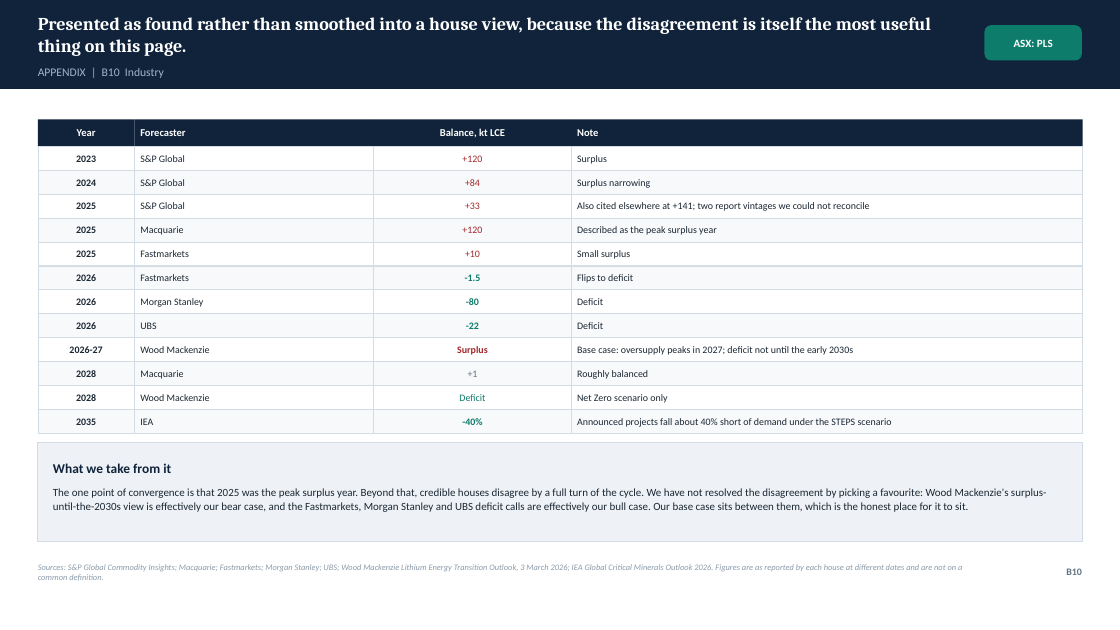
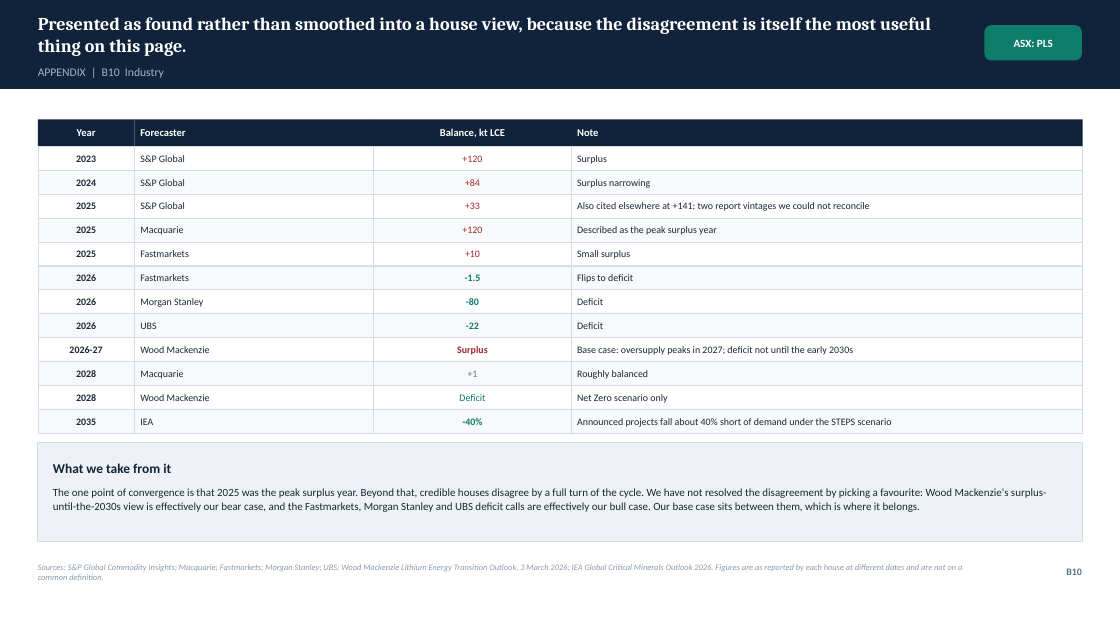
Before and after one commit to SportsSwap/for-claude, a slide deck: slide 41 of deck/PLS_Group_FMAA_2026.pptx. Drawn at 1120x630 pixels with LibreOffice and Linux fonts; fonts in the diff are those of the drawing. Boxes give left, top, right and bottom in pixels: in the first picture for what was removed or moved away, otherwise in the second. Text is boxed around its words. In the diff, an @@ line names an element or a change of style, - is before the commit and + after.

```diff
--- a/deck/PLS_Group_FMAA_2026.pptx
+++ b/deck/PLS_Group_FMAA_2026.pptx
@@ text at (53,488,1046,512): text changed @@
-The one point of convergence is that 2025 was the peak surplus year. Beyond that, credible houses disagree by a full turn of the cycle. We have not resolved the disagreement by picking a favourite: Wood Mackenzie's surplus-until-the-2030s view is effectively our bear case, and the Fastmarkets, Morgan Stanley and UBS deficit calls are effectively our bull case. Our base case sits between them, which is the honest place for it to sit.
+The one point of convergence is that 2025 was the peak surplus year. Beyond that, credible houses disagree by a full turn of the cycle. We have not resolved the disagreement by picking a favourite: Wood Mackenzie's surplus-until-the-2030s view is effectively our bear case, and the Fastmarkets, Morgan Stanley and UBS deficit calls are effectively our bull case. Our base case sits between them, which is where it belongs.
```
Also in this commit, not shown: 42 other slides changed, 1 slide added, 10 other files.
